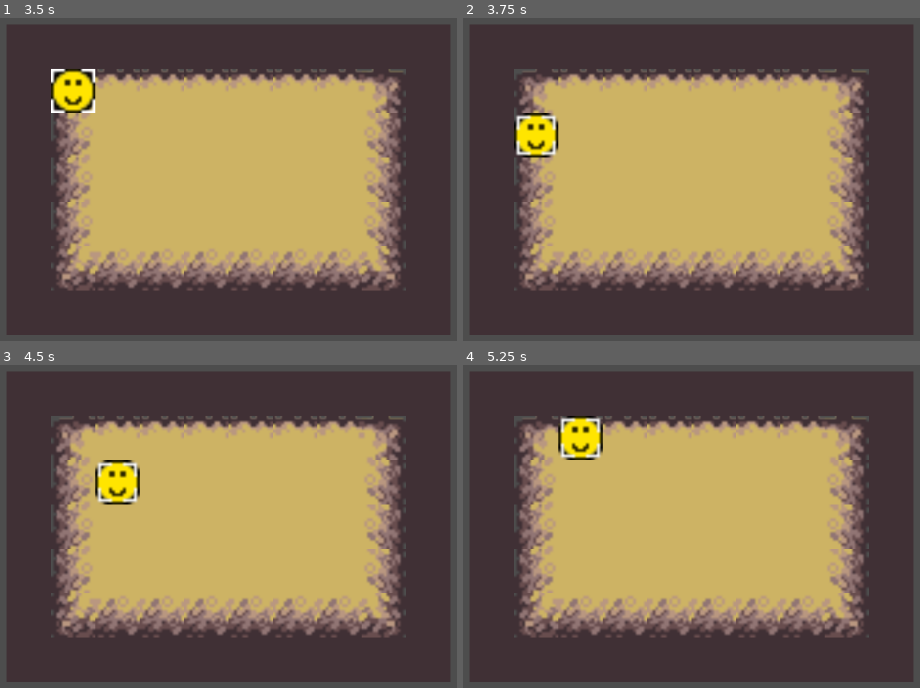
Above: before the commit, frames 1-4 (two rows, left to right).
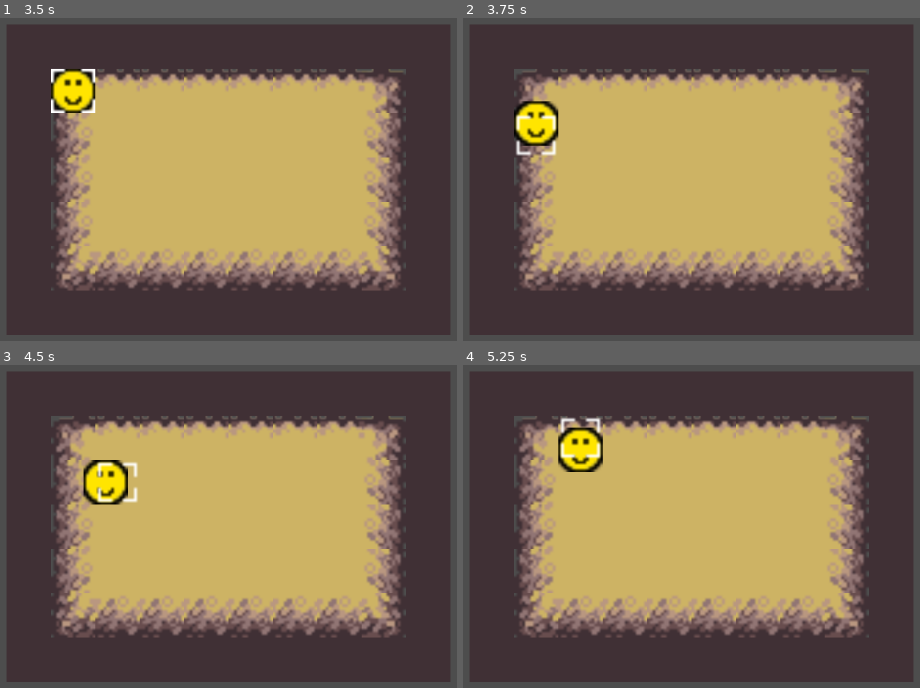
Above: after the commit, the same moments.

Repository: JonasBachmeier-UNI/GameEngineering
Game: Godot game, scene res://test.tscn
Same seed, same stepped clock (60 frames per second), same inputs: the game is played once before the commit and once after it.
Inputs:
- Up to frame 1 (3.5 s): hold Up (ui_up) 0.53-2.03 s; tap Space (ui_select) at 0.6, 0.77, 1.07, 1.35, 1.52, 1.82, 2.1, 2.85, 3.02, 3.32 s; tap Enter at 1.25 s; hold Left (ui_left) from 2.03 s (still down)
- Up to frame 2 (3.75 s): release Left (ui_left) at 3.53 s; hold Down (ui_down) from 3.53 s (still down); tap Space (ui_select) at 3.6 s
- Up to frame 3 (4.5 s): tap Space (ui_select) at 3.77, 4.07, 4.25, 4.35 s; release Down (ui_down) at 4.28 s; hold Right (ui_right) from 4.28 s (still down)
- Up to frame 4 (5.25 s): tap Space (ui_select) at 4.52, 4.82, 5.1 s; release Right (ui_right) at 5.03 s; hold Up (ui_up) from 5.03 s (still down)

Frame 1 is identical in both runs. In frame 2, 1.2% of the frame differs, in the area x 11-22%, y 25-44%; in frame 3, 1.2%; in frame 4, 1.2%.

Commit message:
cursor kann während Zug nicht bewegt werden

Diff:
--- a/nohonoramongthieves/Scripts/GameLogic/unit.gd
+++ b/nohonoramongthieves/Scripts/GameLogic/unit.gd
@@ -19,7 +19,7 @@
 ## Teamzuweisung
 @export var isEnemy: bool
 ## Geschwindigkeit auf Pfad
-@export var speed := 300.0
+@export var speed := 100.0
 
 @export var x_coord: int
 @export var y_coord: int
--- a/nohonoramongthieves/cursor.gd
+++ b/nohonoramongthieves/cursor.gd
@@ -15,6 +15,8 @@
 var did_select_unit: bool = false
 var selected_unit = null
 
+var is_active = true
+
 var can_select = false
 var can_select_target = false
 var can_select_enemy = false
@@ -73,6 +75,10 @@
 		pass
 
 func move(direction: Vector2):
+
+	if !is_active:
+		return
+
 	## Aktuelle Position auf der Tilemap
 	var current_tile = tml.local_to_map(global_position)
 	## Zielposition
@@ -196,7 +202,12 @@
 func _on_unit_path_completed() -> void:
 	selected_unit.x_coord = x_pos
 	selected_unit.y_coord = y_pos
+	is_active = true
 	reset_selection()
 	emit_signal("update_board")
 	update_units()
-	pass # Replace with function body.
+
+
+
+func _on_unit_path_started() -> void:
+	is_active = false
--- a/nohonoramongthieves/test.tscn
+++ b/nohonoramongthieves/test.tscn
@@ -134,4 +134,5 @@
 [connection signal="matrix_ready" from="GameBoard" to="GameBoard/Units/Unit" method="_on_game_board_matrix_ready"]
 [connection signal="matrix_ready" from="GameBoard" to="GameBoard/Cursor" method="_on_game_board_matrix_ready"]
 [connection signal="path_completed" from="GameBoard/Units/Unit" to="GameBoard/Cursor" method="_on_unit_path_completed"]
+[connection signal="path_started" from="GameBoard/Units/Unit" to="GameBoard/Cursor" method="_on_unit_path_started"]
 [connection signal="update_board" from="GameBoard/Cursor" to="GameBoard/Units/Unit" method="_on_cursor_update_board"]
